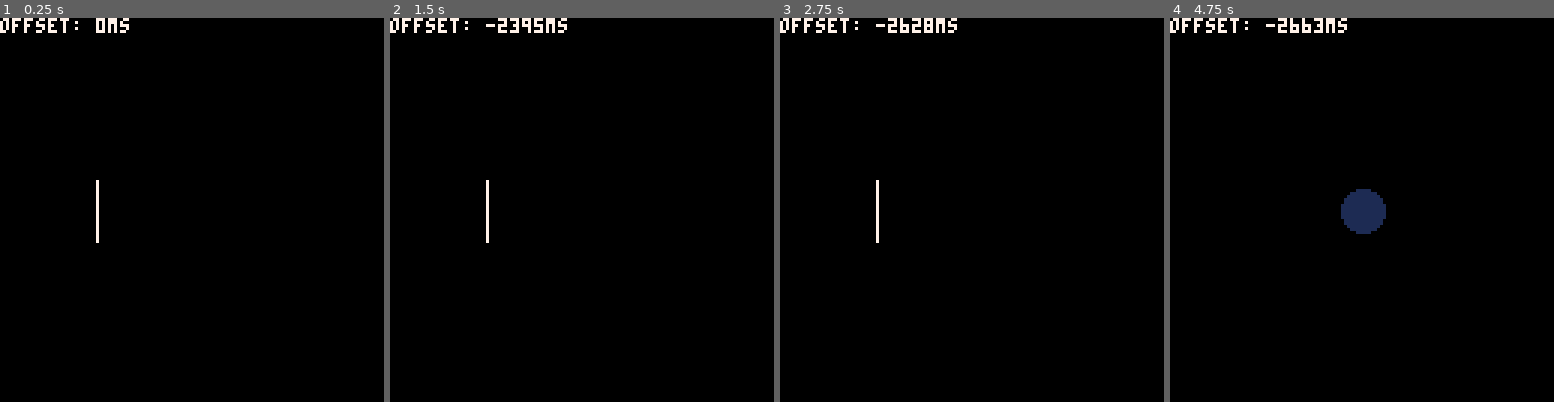
Above: before the commit, frames 1-4 (left to right).
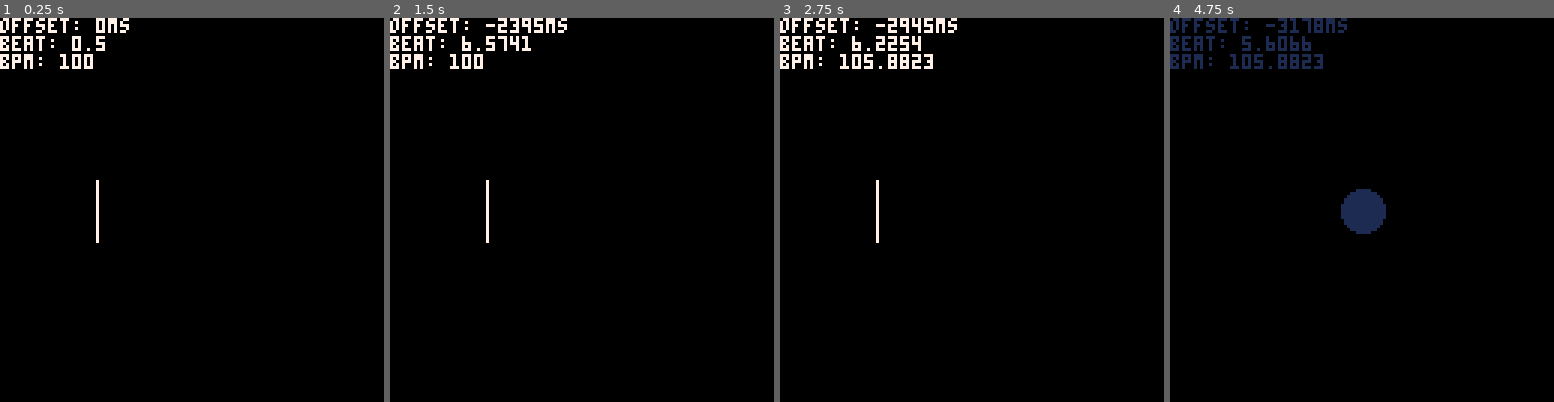
Above: after the commit, the same moments.

Repository: Bakawy/Pico_Games
Game: PICO-8 cartridge beat_game.p8
The game is run twice, just before and just after one commit, with the same random seed, the same clock (stepped at 60 frames per second) and the same inputs.
Inputs:
- Up to frame 1 (0.25 s): no input
- Up to frame 2 (1.5 s): tap X (X key) at 0.33, 1.07 s; tap O (Z key) at 0.7 s
- Up to frame 3 (2.75 s): hold Right 1.6-2.1 s; tap O (Z key) at 1.7, 2.1, 2.5 s; tap X (X key) at 1.85 s; hold Up 2.15-2.42 s; hold Right from 2.47 s (still down)
- Up to frame 4 (4.75 s): tap O (Z key) every 0.4 s from 2.9 to 4.5 s; tap X (X key) at 2.97, 4.08 s; release Right at 3.03 s; hold Left 3.08-3.58 s; hold Down 3.63-3.97 s; hold Right 4.02-4.68 s; hold Up from 4.73 s (still down)

The runs differ from the first frame. In frame 1, 0.8% of the frame differs, in the area x 0-28%, y 4-14%; in frame 2, 1.0%; in frame 3, 1.4%; in frame 4, 2.1%, in the area x 0-47%, y 0-14%.

Commit message:
added another song to rhythm test

Diff:
--- a/beat_game.p8
+++ b/beat_game.p8
@@ -6,7 +6,6 @@
     poke(0x5f5c, 255) -- disable auto-repeat
     poke(0x5f5d, 255)
     cls(0)
-    music(0)
 
     -- Timing system
     spd = 18
@@ -16,6 +15,11 @@
     pulse = 360
     last_row = -1
     timing = -1 -- 2=good, 1=ok, 0=bad, -1=nothing
+	basetime = 0
+	song = 1
+
+	setspd(spd)
+	music(song)
 
     -- Smooth interpolation tracking
     smooth_beat = 0
@@ -28,10 +32,6 @@
     input_offset = 0
 
     -- Game elements
-    expected_inputs = {
-        {beat=4, button=❎},
-        {beat=6, button=🅾️},
-    }
 
     scheduled_sfx = {}
     for i=4,15 do
@@ -41,8 +41,8 @@
 
 function _update60()
     -- Tempo control
-    if btnp(⬆️) then spd = max(1, spd-1); setspd(spd) end
-    if btnp(⬇️) then spd += 1; setspd(spd) end
+    if btnp(⬆️) then spd = max(1, spd-1); setspd(spd); basetime=time() end
+    if btnp(⬇️) then spd += 1; setspd(spd); basetime=time() end
 
     -- Core timing (row-based)
     local row = stat(21)
@@ -55,7 +55,7 @@
     end
 
     -- Smooth beat progress (time-based)
-    smooth_beat = (time() - input_offset) / beatlength
+    smooth_beat = (time() - basetime - input_offset) / beatlength
 
     -- Game systems
     if calibrating then
@@ -74,7 +74,9 @@
 
 function _draw()
     cls()
-    print("offset: "..flr(input_offset*1000).."ms", 0, 0, 7)
+    print("offset: "..flr(input_offset*1000).."ms")
+	print("beat: "..smooth_beat)
+	print("bpm: "..bpm)
 
     if calibrating then
         draw_calibration()
@@ -95,11 +97,13 @@
 
 function setspd(spd)
     music(-1)
-    setsfxspeed(0, spd)
-    setsfxspeed(2, spd)
+	local songs = {0, 2, 6, 7, 8, 9}
+	for s in all(songs) do
+    	setsfxspeed(s, spd)
+	end
     bpm = 1800/spd
     beatlength = 60/bpm
-    music(0, 0, true)
+    music(song, 0, true)
 end
 
 -->8
@@ -138,12 +142,24 @@
     return timing
 end
 
+function initgame()
+	music(-1)
+	music(0)
+	song=0
+	basetime=time()
+
+	expected_inputs = {
+        {beat=4, button=❎},
+        {beat=6, button=🅾️},
+    }
+
+end
 -->8
 -- Calibration System
 function handle_calibration()
     local target_beat = calib_target_beats[1]
     local target_time = target_beat * beatlength
-    local current_time = time() - input_offset
+    local current_time = time() - basetime - input_offset
 
     if btnp(❎) or btnp(🅾️) then
         local offset = current_time - target_time
@@ -154,6 +170,7 @@
 
     if #calib_target_beats == 0 then
         calibrating = false
+		initgame()
     end
 end
 
@@ -169,12 +186,13 @@
     for i=1, #calib_target_beats do
 		local target_beat = calib_target_beats[i]
 		local target_time = target_beat * beatlength
-		local t = target_time - (time() - input_offset)
+		local t = target_time - (time() - basetime - input_offset)
 		local travel_time = 2.0
 
 		if t >= -1 and t <= travel_time then
 			local progress = 1 - (t / travel_time)
-			local x = 128 - progress * (128 - target_x)
+			local start = 128 * (bpm/100)
+			local x =start - progress * (start - target_x)
 			local size = 2 + (8 * (pulse/maxpulse))
 			circfill(x, 64, size, 7)
 		end
Not shown, changed: the music (__music__) section of beat_game.p8
Not shown, changed: the sound effects (__sfx__) section of beat_game.p8
Not shown, changed: pages/beat_game.html
Not shown, changed: pages/beat_game.js
